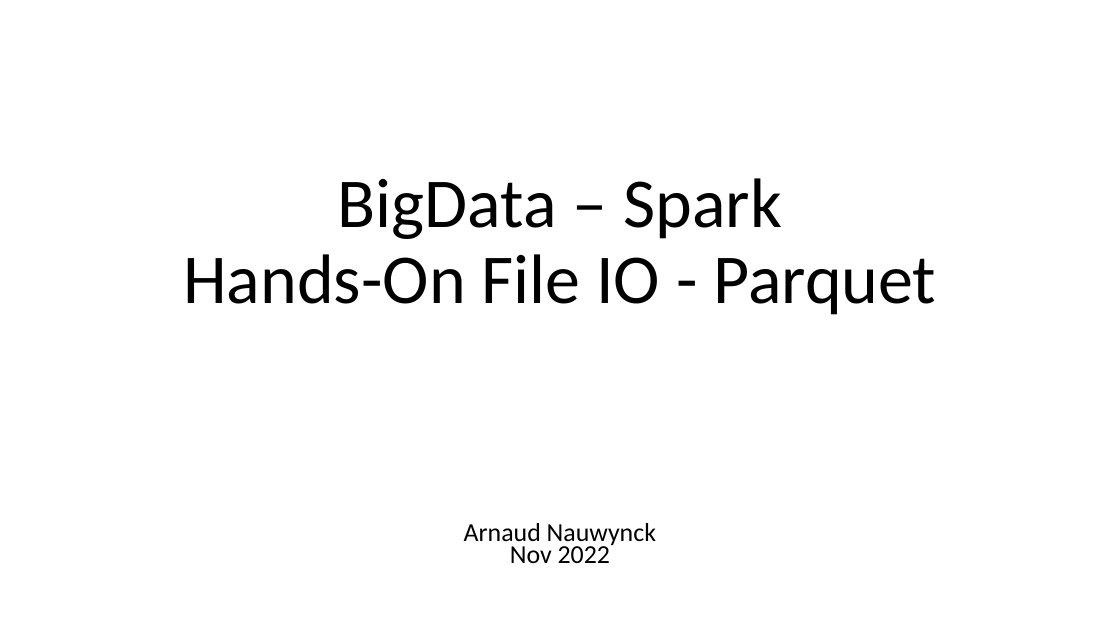
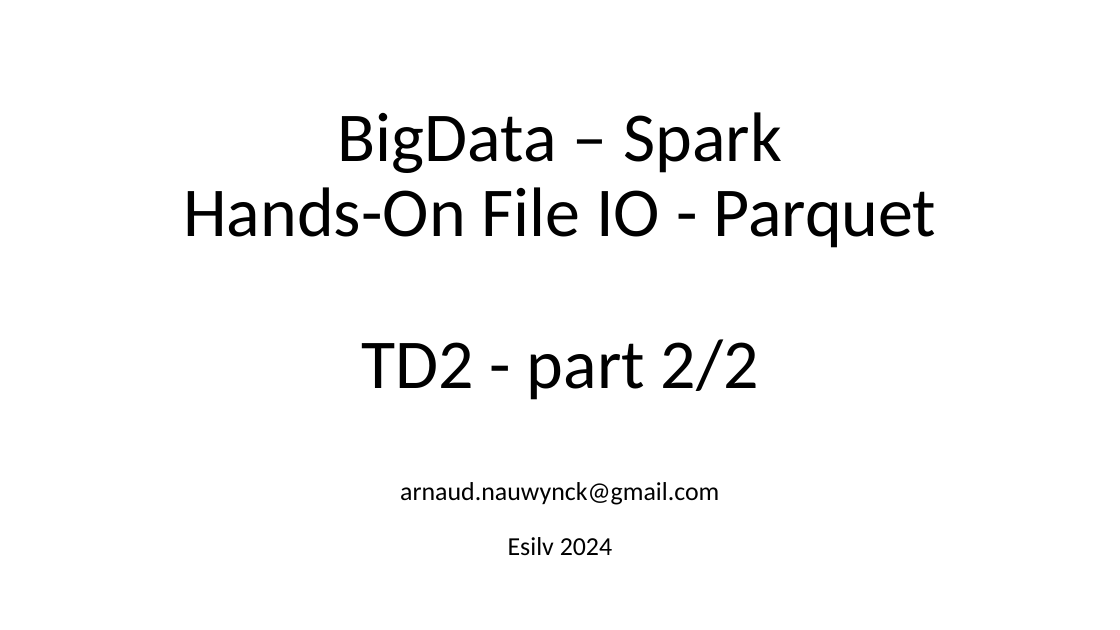
Before and after one commit to Arnaud-Nauwynck/presentations, a slide deck: slide 1 of pres-bigdata/Hands-On/BigData-Spark-TD2-part2.pptx. Drawn at 1120x630 pixels with LibreOffice and Linux fonts; fonts in the diff are those of the drawing. Boxes give left, top, right and bottom in pixels: in the first picture for what was removed or moved away, otherwise in the second. Text is boxed around its words. In the diff, an @@ line names an element or a change of style, - is before the commit and + after.

```diff
--- a/pres-bigdata/Hands-On/BigData-Spark-TD2-part2.pptx
+++ b/pres-bigdata/Hands-On/BigData-Spark-TD2-part2.pptx
@@ title at <box>183,112,936,400</box>: text changed @@
-BigData – Spark
-Hands-On File IO - Parquet
+BigData – Spark
+Hands-On File IO - Parquet
+TD2 - part 2/2
@@ subtitle at <box>400,482,719,555</box>: text changed @@
-Arnaud Nauwynck
-Nov 2022
+arnaud.nauwynck@gmail.com
+Esilv 2024
```
Also in this commit, not shown: 13 other files.
